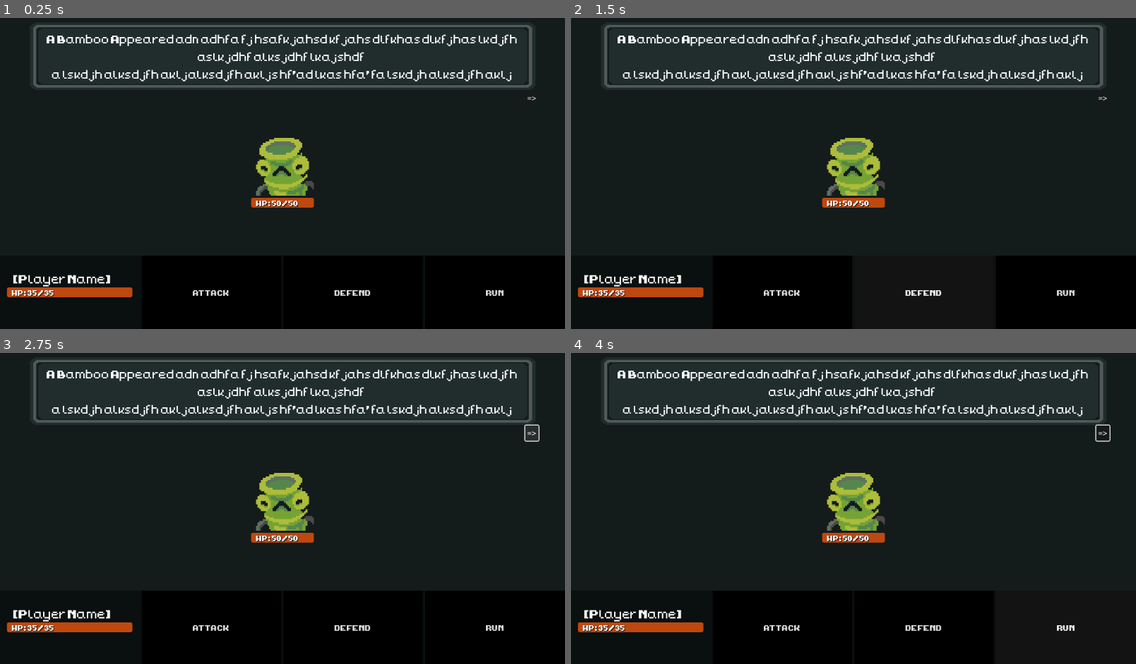
Above: before the commit, frames 1-4 (two rows, left to right).
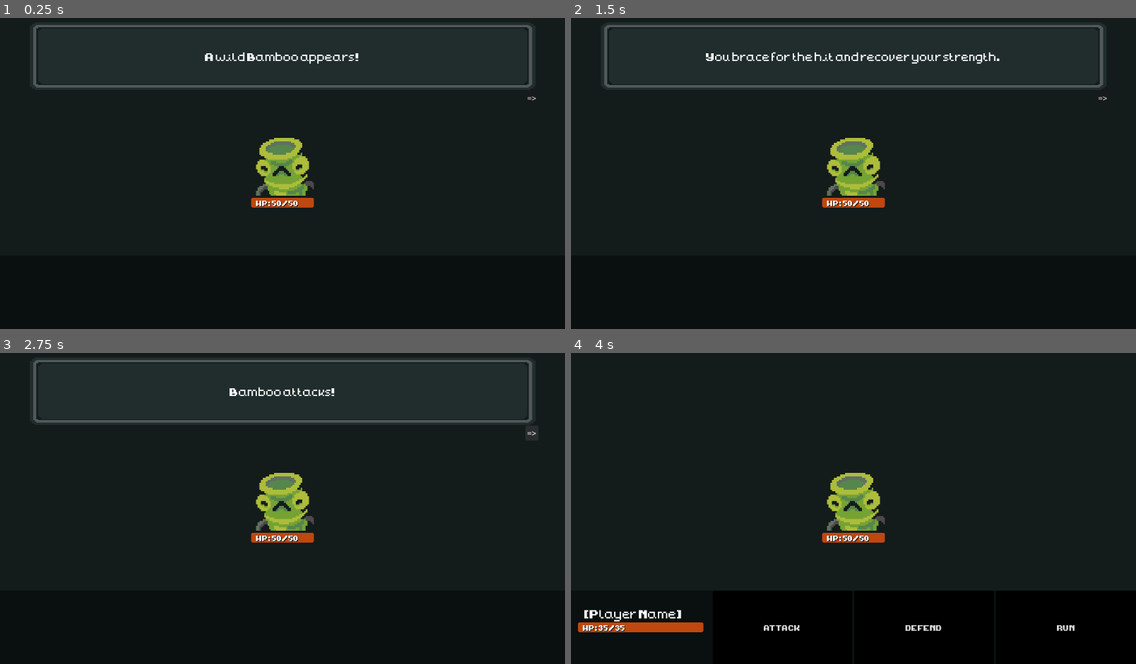
Above: after the commit, the same moments.

Repository: evenmoor/basicRpg
Game: Godot game, scene res://scenes/battle.tscn
Same seed, same stepped clock (60 frames per second), same inputs: the game is played once before the commit and once after it. The project has no main scene, so this scene is started directly.
Inputs (mouse positions are in pixels of both pictures, inside the frame that each line leads up to):
- Up to frame 1 (0.25 s): no input
- Up to frame 2 (1.5 s): click (780, 291) at 0.5 s, where only the run before the commit has a clickable "ATTACK"; click "DEFEND" at 1.25 s
- Up to frame 3 (2.75 s): click "=>" at 2 s
- Up to frame 4 (4 s): click (1068, 626) at 2.75 s, where only the run before the commit has a clickable "RUN"; tap Enter (ui_accept) at 3.5, 3.77, 3.8 s; hold D (right) from 3.53 s (still down); hold Shift (run) from 3.53 s (still down)

The runs differ from the first frame. In frame 1, 3.8% of the frame differs, in the area x 1-92%, y 5-90%; in frame 2, 4.0%; in frame 3, 3.8%; in frame 4, 4.4%, in the area x 5-96%, y 2-29%.

Commit message:
Combat phase 1
Attack, Defend, and Run buttons coded.
Enemy turn added. Victory check method added but not implemented.

Diff:
--- a/project.godot
+++ b/project.godot
@@ -25,6 +25,14 @@
 
 [input]
 
+ui_accept={
+"deadzone": 0.5,
+"events": [Object(InputEventKey,"resource_local_to_scene":false,"resource_name":"","device":0,"window_id":0,"alt_pressed":false,"shift_pressed":false,"ctrl_pressed":false,"meta_pressed":false,"pressed":false,"keycode":4194309,"physical_keycode":0,"key_label":0,"unicode":0,"location":0,"echo":false,"script":null)
+, Object(InputEventKey,"resource_local_to_scene":false,"resource_name":"","device":0,"window_id":0,"alt_pressed":false,"shift_pressed":false,"ctrl_pressed":false,"meta_pressed":false,"pressed":false,"keycode":4194310,"physical_keycode":0,"key_label":0,"unicode":0,"location":0,"echo":false,"script":null)
+, Object(InputEventKey,"resource_local_to_scene":false,"resource_name":"","device":0,"window_id":0,"alt_pressed":false,"shift_pressed":false,"ctrl_pressed":false,"meta_pressed":false,"pressed":false,"keycode":32,"physical_keycode":0,"key_label":0,"unicode":32,"location":0,"echo":false,"script":null)
+, Object(InputEventMouseButton,"resource_local_to_scene":false,"resource_name":"","device":-1,"window_id":0,"alt_pressed":false,"shift_pressed":false,"ctrl_pressed":false,"meta_pressed":false,"button_mask":1,"position":Vector2(213, 16),"global_position":Vector2(222, 64),"factor":1.0,"button_index":1,"canceled":false,"pressed":true,"double_click":false,"script":null)
+]
+}
 left={
 "deadzone": 0.2,
 "events": [Object(InputEventKey,"resource_local_to_scene":false,"resource_name":"","device":-1,"window_id":0,"alt_press …(191 unchanged characters)…
--- a/scenes/battle.tscn
+++ b/scenes/battle.tscn
@@ -38,6 +38,8 @@
 [sub_resource type="StyleBoxFlat" id="StyleBoxFlat_4k1nj"]
 bg_color = Color(0.0768358, 0.07683582, 0.076835774, 1)
 
+[sub_resource type="StyleBoxFlat" id="StyleBoxFlat_f4pi3"]
+
 [node name="main" type="Control"]
 layout_mode = 3
 anchors_preset = 15
@@ -146,8 +148,10 @@
 anchor_top = 0.5
 anchor_right = 0.95
 anchor_bottom = 0.5
-offset_top = -4.0
-offset_bottom = 4.0
+offset_left = -0.19999981
+offset_top = -10.0
+offset_right = -0.2000122
+offset_bottom = 10.0
 grow_horizontal = 2
 grow_vertical = 2
 theme_override_styles/background = SubResource("StyleBoxFlat_a12nh")
@@ -177,6 +181,7 @@
 theme_override_styles/normal = SubResource("StyleBoxFlat_th188")
 theme_override_styles/pressed = SubResource("StyleBoxFlat_p1qf1")
 theme_override_styles/hover = SubResource("StyleBoxFlat_4k1nj")
+theme_override_styles/focus = SubResource("StyleBoxFlat_f4pi3")
 text = "ATTACK"
 
 [node name="defendButton" type="Button" parent="PlayerPanel/PlayerActions"]
@@ -228,8 +233,7 @@
 size_flags_vertical = 1
 theme_override_fonts/font = ExtResource("2_p1qf1")
 theme_override_font_sizes/font_size = 24
-text = "A Bamboo Appeared adn adhfa fj hsafkjahsd kfjahs dlfkhas dlkfjhas lkdjfh aslkjdhf alksjdhf lkajshdf
-a lskdjh alksdjfh akljalksdjfh akljs hf'ad lkas hfa' fa lskdjh alksdjfh aklj"
+text = "Text"
 horizontal_alignment = 1
 vertical_alignment = 1
 autowrap_mode = 2
@@ -249,3 +253,7 @@
 grow_vertical = 0
 text = "=>
 "
+
+[connection signal="pressed" from="PlayerPanel/PlayerActions/attackButton" to="." method="_on_attack_button_pressed"]
+[connection signal="pressed" from="PlayerPanel/PlayerActions/defendButton" to="." method="_on_defend_button_pressed"]
+[connection signal="pressed" from="PlayerPanel/PlayerActions/runButton" to="." method="_on_run_button_pressed"]
--- a/scripts/battle.gd
+++ b/scripts/battle.gd
@@ -1,4 +1,6 @@
 extends Control
+
+signal textBoxClosed
 
 @export var enemy:Resource = null
 
@@ -10,12 +12,111 @@
 var player_max_health:int = 0
 @onready var player_health_bar:ProgressBar = $"PlayerPanel/PlayerActions/Player Info/playerHealthBar"
 
+#status
+var player_is_defending:bool = false
+
+#ui elements
+@onready var uiTextArea:TextureRect = $combatTextWraper
+@onready var uiCombatText:Label = $combatTextWraper/MarginContainer/combatText
+@onready var uiPlayerActions:BoxContainer = $PlayerPanel/PlayerActions
+
 func _updateHealthBar(health:int, max_health:int, health_bar:ProgressBar):
 	health_bar.value = health
 	health_bar.max_value = max_health
 	health_bar.get_node("healthBarLabel").text = "HP: " + str(health) + "/" + str(max_health)
 
+#display text in the combat text box
+func _displayText(text:String):
+	uiCombatText.text = text
+	uiTextArea.show()
+
+#check to see the battle is over
+func _check_for_victory() -> void:
+	print("checking for victory!")
+
+func _enemy_turn() -> void:
+	uiPlayerActions.hide()
+	_displayText(enemy.enemy_name + " attacks!")
+	await self.textBoxClosed
+
+	var hitChance = randf_range(0, 1)
+	if(hitChance <= enemy.enemy_hit_rate):
+		var damageDealt:int = randi_range(enemy.enemy_min_damage, enemy.enemy_max_damage)
+
+		if player_is_defending :
+			damageDealt = floori(damageDealt * PlayerState.shield_damage_reduction)
+			_displayText("You block, taking " + str(damageDealt) + " damage!")
+		else:
+			_displayText("You take " + str(damageDealt) + " damage!")
+
+		await self.textBoxClosed
+		player_health = max(0, player_health - damageDealt) #max usage prevents the player's health from going negative
+		_updateHealthBar(player_health, player_max_health, player_health_bar)
+	else:
+		_displayText("You dodge deftly away from the blow!")
+		await self.textBoxClosed
+
+	_check_for_victory()
+	player_is_defending = false
+	uiPlayerActions.show()
+#end enemy turn
+
+func _on_attack_button_pressed() -> void:
+	uiPlayerActions.hide()
+	_displayText("You swing at the " + enemy.enemy_name + ".")
+	await self.textBoxClosed
+
+	var hitChance = randf_range(0, 1)
+	if(hitChance <= PlayerState.weapon_hit_rate):
+		var damageDealt:int = randi_range(PlayerState.weapon_damage_max, PlayerState.weapon_damage_min)
+		_displayText("You hit the " + enemy.enemy_name + " for " + str(damageDealt) + " damage!")
+		await self.textBoxClosed
+		enemy_health = max(0, enemy_health - damageDealt) #max usage prevents the enemy health from going negative
+		_updateHealthBar(enemy_health, enemy_max_health, enemy_health_bar)
+	else:
+		_displayText("You missed!")
+		await self.textBoxClosed
+
+	_check_for_victory()
+	_enemy_turn()
+#end attack button pressed
+
+func _on_defend_button_pressed() -> void:
+	uiPlayerActions.hide()
+	_displayText("You brace for the hit and recover your strength.")
+	await self.textBoxClosed
+
+	player_health = min(PlayerState.max_health, player_health + PlayerState.health_recovery) #don't let the player's health go above the maximum
+	_updateHealthBar(player_health, player_max_health, player_health_bar)
+	player_is_defending = true
+
+	#await get_tree().create_timer(0.2).timeout #the tutorial wanted to add this to give a delay. I think it is stupid but figured it could be helpful as an example for future projects
+
+	_check_for_victory()
+	_enemy_turn()
+#end defend button pressed
+
+func _on_run_button_pressed() -> void:
+	uiPlayerActions.hide()
+	_displayText("You try and run away.")
+	await self.textBoxClosed
+
+	var chance = randi_range(0, 1)
+	if chance == 0:
+		_displayText("You failed to evade the " + enemy.enemy_name + ".")
+		await self.textBoxClosed
+		_enemy_turn()
+		return
+
+	_displayText("You escaped the " + enemy.enemy_name + ".")
+	await self.textBoxClosed
+	get_tree().change_scene_to_file("res://scenes/world.tscn")
+#end run button pressed
+
 func _ready() -> void:
+	uiTextArea.hide()
+	uiPlayerActions.hide()
+
 	enemy_max_health = enemy.enemy_health
 	enemy_health = enemy_max_health
 	_updateHealthBar(enemy_health, enemy_max_health, enemy_health_bar)
@@ -23,3 +124,12 @@
 	player_health = PlayerState.health
 	player_max_health = PlayerState.max_health
 	_updateHealthBar(player_health, player_max_health, player_health_bar)
+
+	_displayText("A wild " + enemy.enemy_name + " appears!")
+	await self.textBoxClosed
+	uiPlayerActions.show()
+
+func _process(_delta: float) -> void:
+	if Input.is_action_just_pressed("ui_accept") and uiTextArea.visible:
+		uiTextArea.hide()
+		emit_signal("textBoxClosed")
--- a/scripts/enemies/baseEnemy.gd
+++ b/scripts/enemies/baseEnemy.gd
@@ -3,6 +3,8 @@
 @export var enemy_name:String = "enemy!"
 @export var enemy_texture:Texture = null
 @export var enemy_health:int = 10
-@export var enemy_damage:int = 10
+@export var enemy_hit_rate:float = .75
+@export var enemy_min_damage:int = 5
+@export var enemy_max_damage:int = 10
 @export var enemy_min_exp:int = 1
 @export var enemy_max_exm:int = 10
--- a/scripts/enemies/resources/bamboo.tres
+++ b/scripts/enemies/resources/bamboo.tres
@@ -8,6 +8,8 @@
 enemy_name = "Bamboo"
 enemy_texture = ExtResource("1_fdi5k")
 enemy_health = 50
-enemy_damage = 5
+enemy_hit_rate = 0.5
+enemy_min_damage = 6
+enemy_max_damage = 8
 enemy_min_exp = 2
 enemy_max_exm = 12
--- a/scripts/global/player_state.gd
+++ b/scripts/global/player_state.gd
@@ -1,6 +1,13 @@
 extends Node
+#global wrapper for player stats
 
 #health values
-
 var max_health:int = 35
 var health:int = max_health
+var health_recovery = 5
+
+#combat values
+var weapon_hit_rate:float = .85
+var weapon_damage_min:int = 5
+var weapon_damage_max:int = 10
+var shield_damage_reduction:float = .5
Not shown: 1 places in scenes/battle.tscn that only renumber resources
